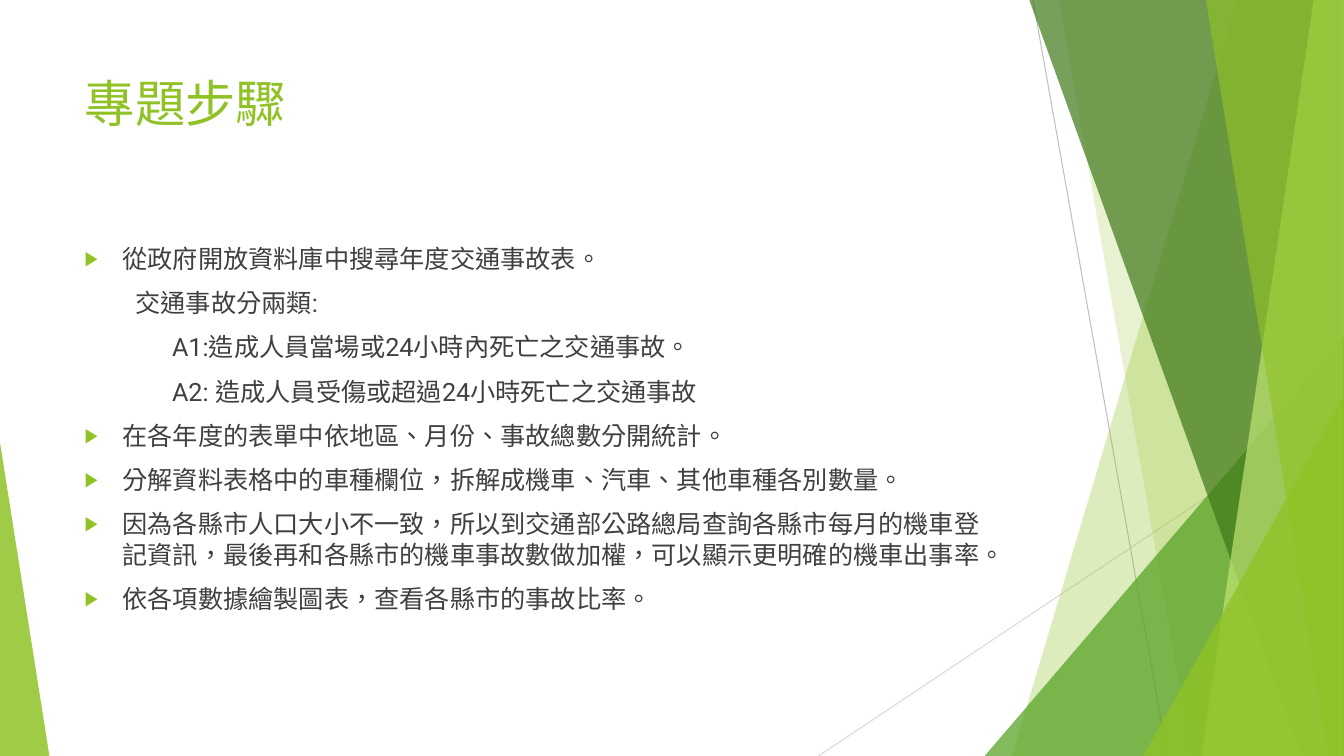
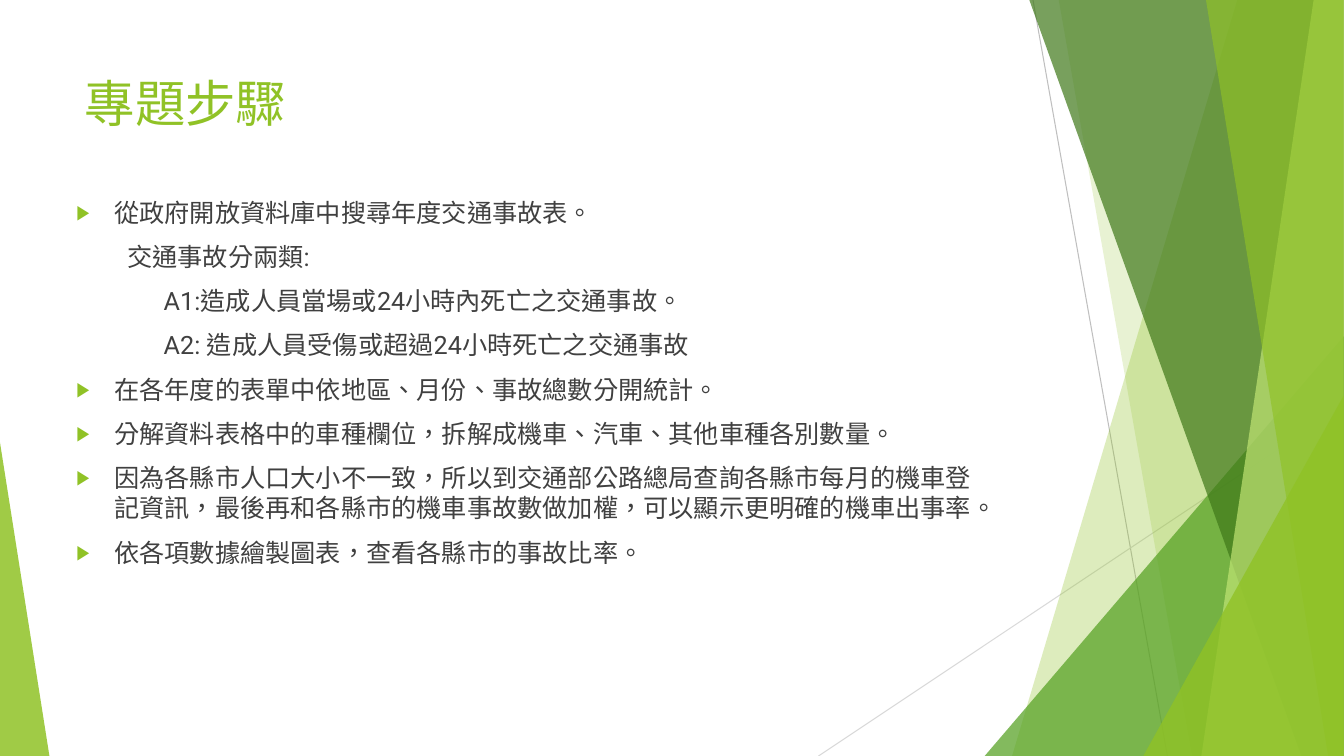
Before and after one commit to ooxx2500/python-sql-for-test, a slide deck: slide 2 of python/專題報告/專題報告-台灣交通事故.pptx. Drawn at 1344x756 pixels with LibreOffice and Linux fonts; fonts in the diff are those of the drawing. Boxes give left, top, right and bottom in pixels: in the first picture for what was removed or moved away, otherwise in the second. Text is boxed around its words. In the diff, an @@ line names an element or a change of style, - is before the commit and + after.

```diff
--- a/python/專題報告/專題報告-台灣交通事故.pptx
+++ b/python/專題報告/專題報告-台灣交通事故.pptx
@@ text "從政府開放資料庫中搜尋年度交通事故表。": place and size @@
-text "從政府開放資料庫中搜尋年度交通事故表。" at [123,246,1005,610]
+text "從政府開放資料庫中搜尋年度交通事故表。" at [114,200,996,564]
```
Also in this commit, not shown: 1 other slide changed, 9 slides added, 4 slides removed, 53 other files.
